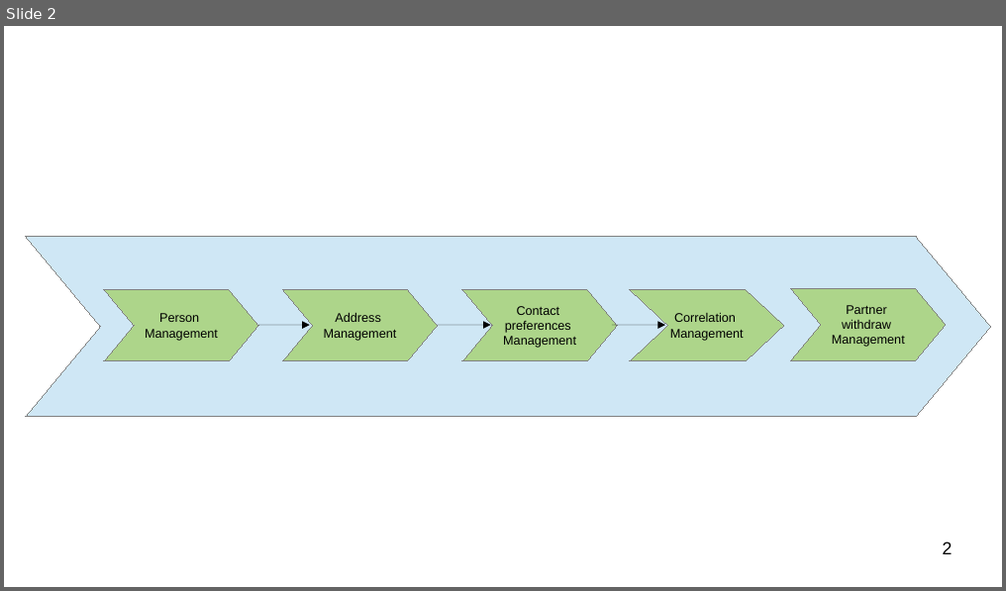
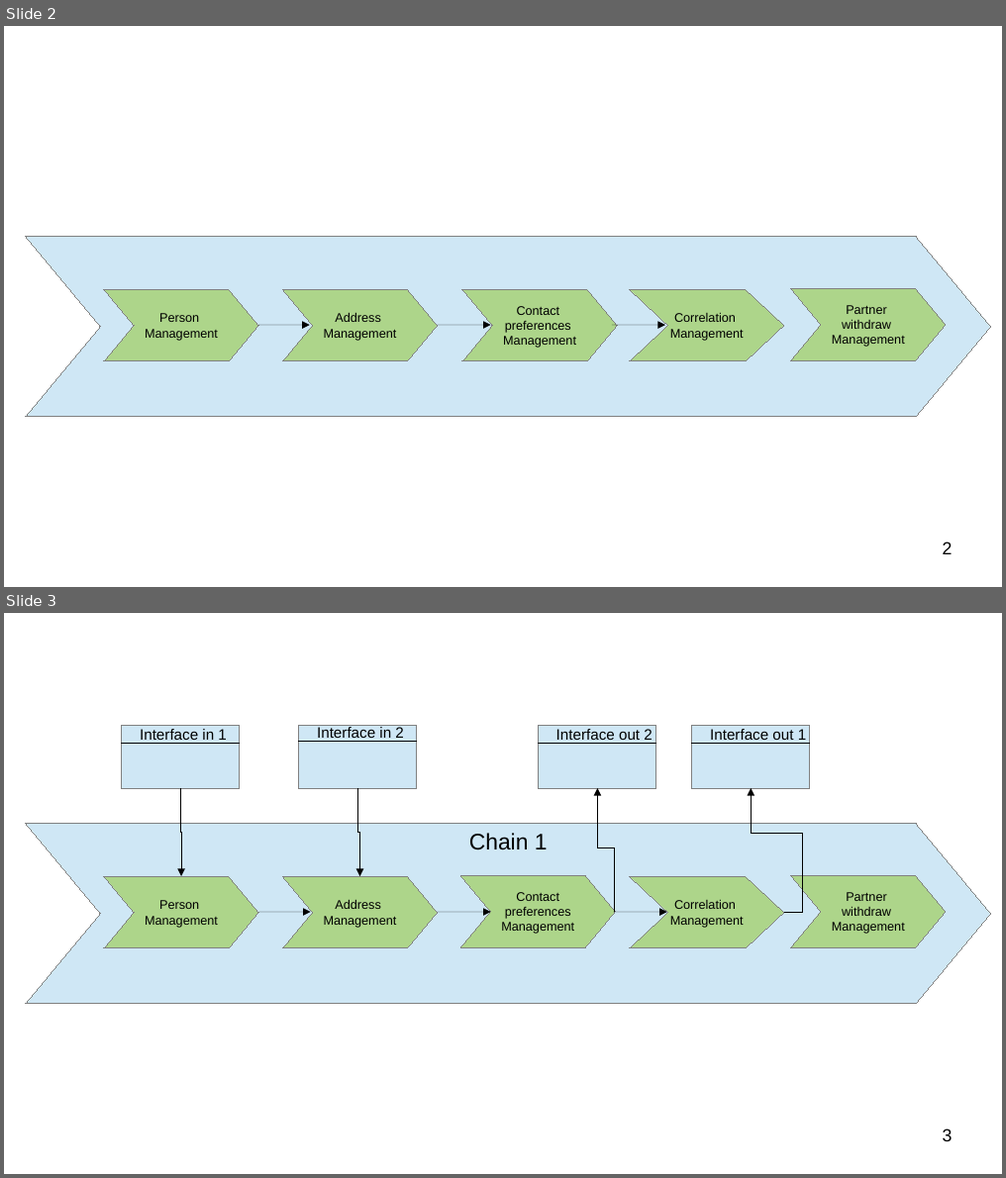
Before and after one commit to pkauly/OPENOCCAS, a slide deck: documents/Pictures/Processchains_DEV.odp. Shown one above the other, each under a label of ours: slide 2 before the commit, slides 2 and 3 after it. The pictures are 1006x591 and 1006x1178 pixels, drawn with LibreOffice and Linux fonts; fonts in the diff are those of the drawing. Boxes give left, top, right and bottom in pixels: in the first picture for what was removed or moved away, otherwise in the second. Text is boxed around its words. In the diff, an @@ line names an element or a change of style, - is before the commit and + after.

```diff
--- a/documents/Pictures/Processchains_DEV.odp
+++ b/documents/Pictures/Processchains_DEV.odp
@@ slide 3 added at [4, 613, 1002, 1174], background #FFFFFF @@
@@ group added at [26, 725, 991, 1004]: 6 freeform shapes, 4 rectangles, 4 lines, 4 texts, 4 elbow arrows, 3 arrows @@
+Chain 1
+Person
+Management
+Address
+Management
+Contact
+preferences
+Management
+Correlation
+Management
+Partner
+withdraw
+Management
+Interface in 1
+Interface out 1
+Interface in 2
+Interface out 2
@@ page number added at [943, 1129, 952, 1142], 14 pt, text #000000 @@
+3
```
Also in this commit, not shown: 6 other files.
